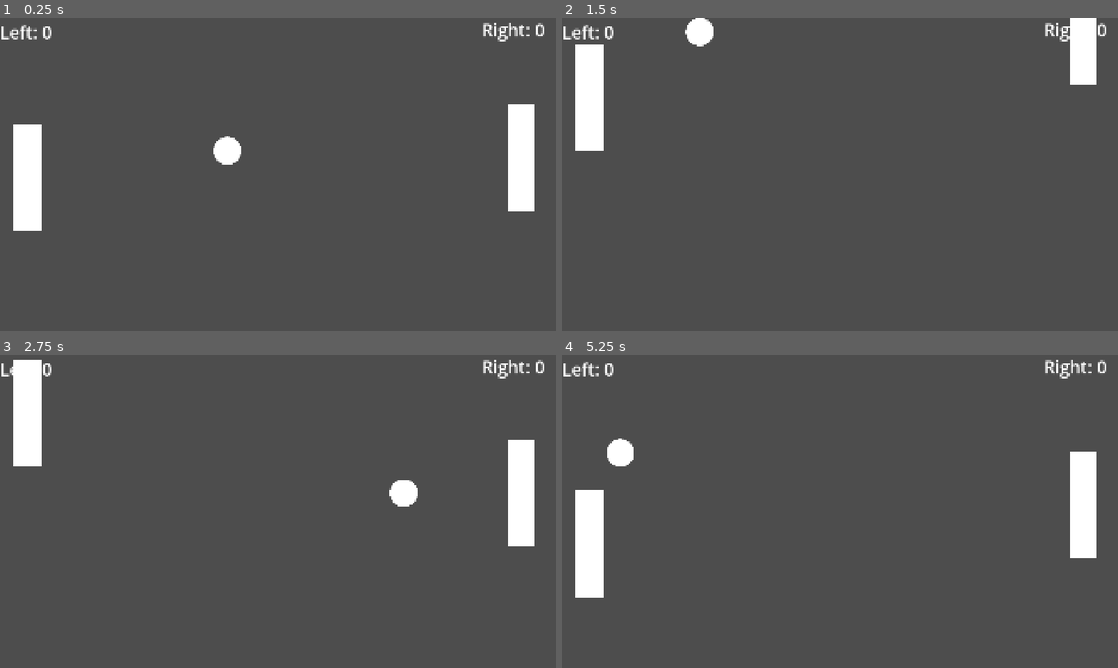
Above: before the commit, frames 1-4 (two rows, left to right).
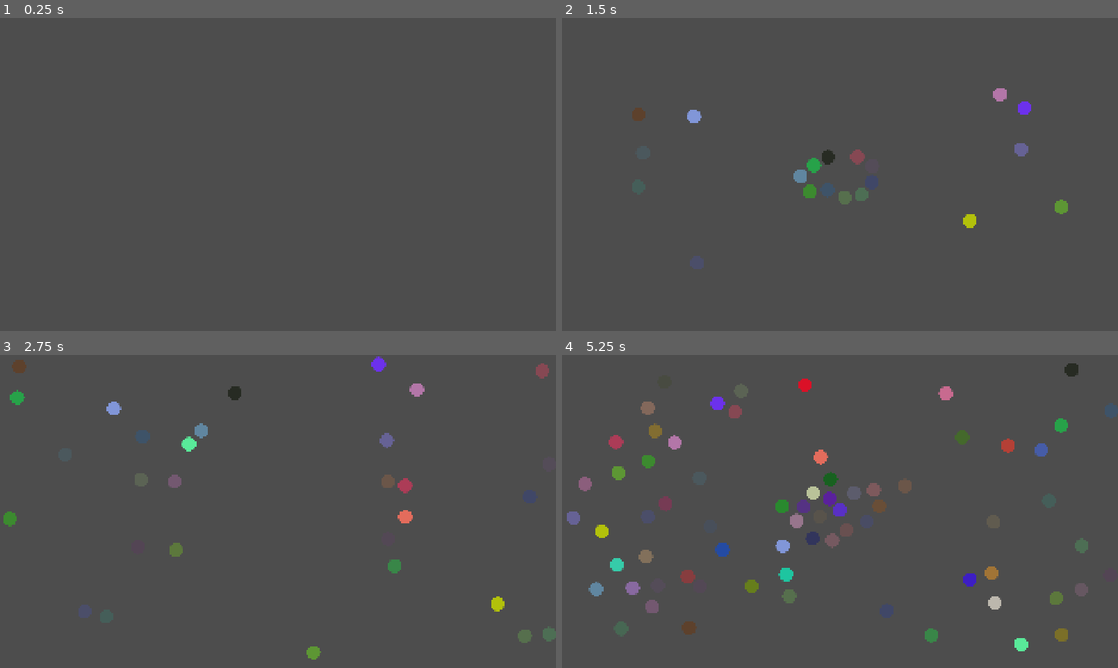
Above: after the commit, the same moments.

Repository: jfdg01/godot-proyects
Game: Godot game, scene res://level/level.tscn
Two runs of this game, one before a commit and one after it. Both use one fixed random seed, a clock stepped at 60 frames per second and the inputs below.
Inputs:
- Up to frame 1 (0.25 s): no input
- Up to frame 2 (1.5 s): hold W (move-up) 0.53-1.28 s; tap T (spawn-ball, bound only after the commit) at 0.6, 1.35 s; hold S (move-down) from 1.28 s (still down)
- Up to frame 3 (2.75 s): release S (move-down) at 2.03 s; hold W (move-up) from 2.03 s (still down); tap T (spawn-ball, bound only after the commit) at 2.1 s
- Up to frame 4 (5.25 s): tap T (spawn-ball, bound only after the commit) every 0.75 s from 2.85 to 5.1 s; release W (move-up) at 3.53 s; hold S (move-down) from 3.53 s (still down); tap R (reset) at 4.15 s

The runs differ from the first frame. In frame 1, 4.2% of the frame differs, in the area x 0-98%, y 1-68%; in frame 2, 5.0%; in frame 3, 5.8%; in frame 4, 9.0%, in the area x 0-100%, y 1-95%.

Commit message:
DONE. Also Added some nonsense

Diff:
--- a/pong-my-ver/level/ball/ball.gd
+++ b/pong-my-ver/level/ball/ball.gd
@@ -12,15 +12,16 @@
 
 func reset():
 	var angle: float = randf() * TAU
-	position.x = screen_w / 2
-	position.y = screen_h / 2
-	velocity.x = -SPEED
+	position.x = screen_w / 2 + randf()
+	position.y = screen_h / 2 + randf()
+	velocity.x = -SPEED if randf() > 0.5 else SPEED
 	velocity.y = randf_range(-0.5, 0.5) * SPEED
 
 func _ready() -> void:
 	radius = $CollisionShape2D.shape.radius
 	screen_w = get_viewport_rect().size.x
 	screen_h = get_viewport_rect().size.y
+	add_to_group("balls")
 	reset();
 
 func _process(delta: float) -> void:
@@ -37,8 +38,18 @@
 	var collision = move_and_collide(velocity * delta)
 
 	if collision:
-		if collision.get_collider().is_in_group("paddles"):
-			velocity = velocity.bounce(collision.get_normal())
-			velocity *= 1.05
-		if collision.get_collider().is_in_group("walls"):
-			velocity = velocity.bounce(Vector2(0,1))
+		var normal = collision.get_normal()
+		var collider = collision.get_collider()
+
+		if collider.is_in_group("balls"):
+			var other_ball = collider as Ball
+			var relative_velocity = velocity - other_ball.velocity
+			var impulse = relative_velocity.dot(normal)
+			if impulse < 0:
+				velocity -= impulse * normal
+				other_ball.velocity += impulse * normal
+
+		else:
+			velocity = velocity.bounce(normal)
+			if collider.is_in_group("paddles"):
+				velocity *= 1.05
--- a/pong-my-ver/level/level.gd
+++ b/pong-my-ver/level/level.gd
@@ -1,13 +1,30 @@
 extends Node2D
+
+@export var ball_scene: PackedScene
 
 var score_right: int = 0
 var score_left: int = 0
 
-# Called when the node enters the scene tree for the first time.
+func generate_color():
+	var x = randf()
+	var y = randf()
+	var z = randf()
+	var w = randf_range(0.1,1.0)
+	return Color(x,y,z,w)
+
+func spawn_ball() -> void:
+	for i in 10:
+		var ball: Ball = ball_scene.instantiate()
+		ball.scale = ball.scale * 0.5
+		ball.modulate = generate_color()
+		add_child(ball)
+
 func _ready() -> void:
-	$Ball.scored.connect(_on_score)
+	assert(ball_scene != null, "ball_scene must be assinged in Editor view of Level")
+	# $Ball.scored.connect(_on_score)
 	$Ui/Right.text = "Right: 0"
 	$Ui/Left.text = "Left: 0"
+
 func _on_score(who):
 	if who == "right":
 		score_right += 1
@@ -18,4 +35,5 @@
 
 # Called every frame. 'delta' is the elapsed time since the previous frame.
 func _process(delta: float) -> void:
-	pass
+	if Input.is_action_just_pressed("spawn-ball"):
+		spawn_ball()
--- a/pong-my-ver/level/level.tscn
+++ b/pong-my-ver/level/level.tscn
@@ -2,35 +2,16 @@
 
 [ext_resource type="Script" uid="uid://4s3bll7bjrlg" path="res://level/level.gd" id="1_2r41h"]
 [ext_resource type="PackedScene" uid="uid://b383x7um0ndcb" path="res://level/ball/ball.tscn" id="2_klq6b"]
-[ext_resource type="PackedScene" uid="uid://h0flgh6fpw14" path="res://level/paddle/paddle.tscn" id="3_b121j"]
-[ext_resource type="Script" uid="uid://d3ioi3u50qqv3" path="res://level/paddle/ai-paddle.gd" id="4_8c41q"]
-[ext_resource type="PackedScene" uid="uid://b1dwcc1p45fy7" path="res://level/walls/wall.tscn" id="5_olg7q"]
+[ext_resource type="PackedScene" uid="uid://dyy2h3i1p2l0e" path="res://level/walls/bounds.tscn" id="4_vkbyq"]
 [ext_resource type="PackedScene" uid="uid://dnff84o4us7yg" path="res://level/ui/ui.tscn" id="6_t1rx8"]
 
 [node name="Level" type="Node2D" unique_id=1137455457]
 script = ExtResource("1_2r41h")
-
-[node name="Ball" parent="." unique_id=1673225804 instance=ExtResource("2_klq6b")]
-position = Vector2(928, 552)
-collision_layer = 4
-collision_mask = 3
-
-[node name="Paddle" parent="." unique_id=807438054 instance=ExtResource("3_b121j")]
-position = Vector2(94, 552)
-collision_layer = 2
-collision_mask = 0
-
-[node name="Paddle2" parent="." unique_id=550391232 node_paths=PackedStringArray("ball") instance=ExtResource("3_b121j")]
-position = Vector2(1800, 552)
-collision_layer = 2
-collision_mask = 0
-script = ExtResource("4_8c41q")
-ball = NodePath("../Ball")
-
-[node name="Wall" parent="." unique_id=55314892 instance=ExtResource("5_olg7q")]
-rotation = -3.1415927
-
-[node name="Wall2" parent="." unique_id=1542618983 instance=ExtResource("5_olg7q")]
-position = Vector2(0, 1080)
+ball_scene = ExtResource("2_klq6b")
 
 [node name="Ui" parent="." unique_id=1353607551 instance=ExtResource("6_t1rx8")]
+visible = false
+
+[node name="Bounds" parent="." unique_id=31053414 instance=ExtResource("4_vkbyq")]
+
+[node name="Bounds2" parent="." unique_id=923220657 instance=ExtResource("4_vkbyq")]
--- /dev/null
+++ b/pong-my-ver/level/paddle/player-paddle.tscn
@@ -0,0 +1,16 @@
+[gd_scene format=3 uid="uid://h0flgh6fpw14"]
+
+[ext_resource type="Script" uid="uid://d3ioi3u50qqv3" path="res://level/paddle/ai-paddle.gd" id="1_sflh5"]
+
+[sub_resource type="RectangleShape2D" id="RectangleShape2D_ywfuc"]
+size = Vector2(96, 368)
+
+[node name="AiPaddle" type="CharacterBody2D" unique_id=1104553487]
+script = ExtResource("1_sflh5")
+
+[node name="CollisionShape2D" type="CollisionShape2D" parent="." unique_id=1147485949]
+shape = SubResource("RectangleShape2D_ywfuc")
+
+[node name="Polygon2D" type="Polygon2D" parent="." unique_id=1065828350]
+polygon = PackedVector2Array(-48, -184, -48, 184, 48, 184, 48, -184)
+uv = PackedVector2Array(-80, -32, -80, 64.00001, 40, 79.99999, 40, -32)
--- /dev/null
+++ b/pong-my-ver/level/walls/bounds.tscn
@@ -0,0 +1,19 @@
+[gd_scene format=3 uid="uid://dyy2h3i1p2l0e"]
+
+[ext_resource type="PackedScene" uid="uid://b1dwcc1p45fy7" path="res://level/walls/wall.tscn" id="1_jrdlg"]
+
+[node name="Bounds" type="Node2D" unique_id=31053414]
+
+[node name="TopLeft-DOWN" parent="." unique_id=55314892 instance=ExtResource("1_jrdlg")]
+rotation = -3.1415927
+collision_mask = 0
+
+[node name="TopLeft-RIGHT" parent="." unique_id=1950907628 instance=ExtResource("1_jrdlg")]
+rotation = 1.5707964
+
+[node name="BottomRight-UP" parent="." unique_id=589370548 instance=ExtResource("1_jrdlg")]
+position = Vector2(1920, 1080)
+
+[node name="BottomRight-LEFT" parent="." unique_id=1893865205 instance=ExtResource("1_jrdlg")]
+position = Vector2(1920, 1080)
+rotation = -1.5707964
--- a/pong-my-ver/project.godot
+++ b/pong-my-ver/project.godot
@@ -38,6 +38,17 @@
 "events": [Object(InputEventKey,"resource_local_to_scene":false,"resource_name":"","device":-1,"window_id":0,"alt_press …(192 unchanged characters)…
 ]
 }
+spawn-ball={
+"deadzone": 0.2,
+"events": [Object(InputEventKey,"resource_local_to_scene":false,"resource_name":"","device":-1,"window_id":0,"alt_pressed":false,"shift_pressed":false,"ctrl_pressed":false,"meta_pressed":false,"pressed":false,"keycode":0,"physical_keycode":84,"key_label":0,"unicode":116,"location":0,"echo":false,"script":null)
+]
+}
+
+[layer_names]
+
+2d_physics/layer_1="wall"
+2d_physics/layer_2="paddle"
+2d_physics/layer_3="ball"
 
 [physics]
 
Not shown: 1 places in pong-my-ver/level/paddle/ai-paddle.tscn that only renumber resources
